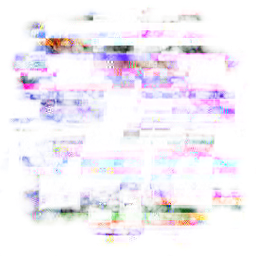
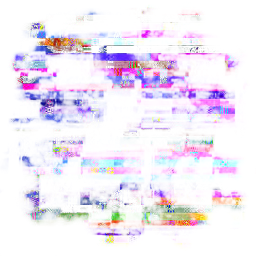
Layer changes from the first (256, 256) image to the second:
painted on "Layer 1" over [9, 7, 246, 245]
